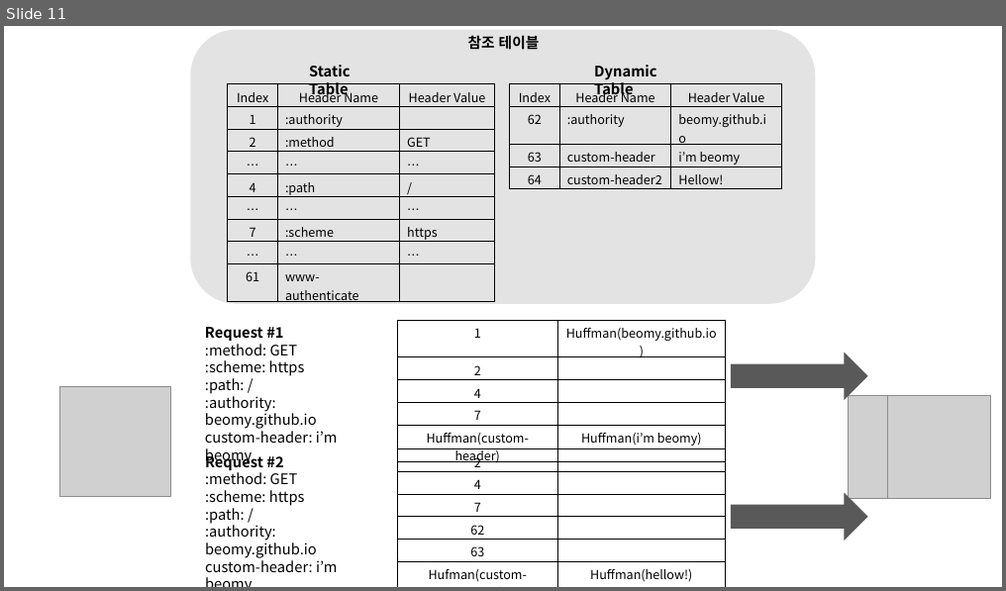
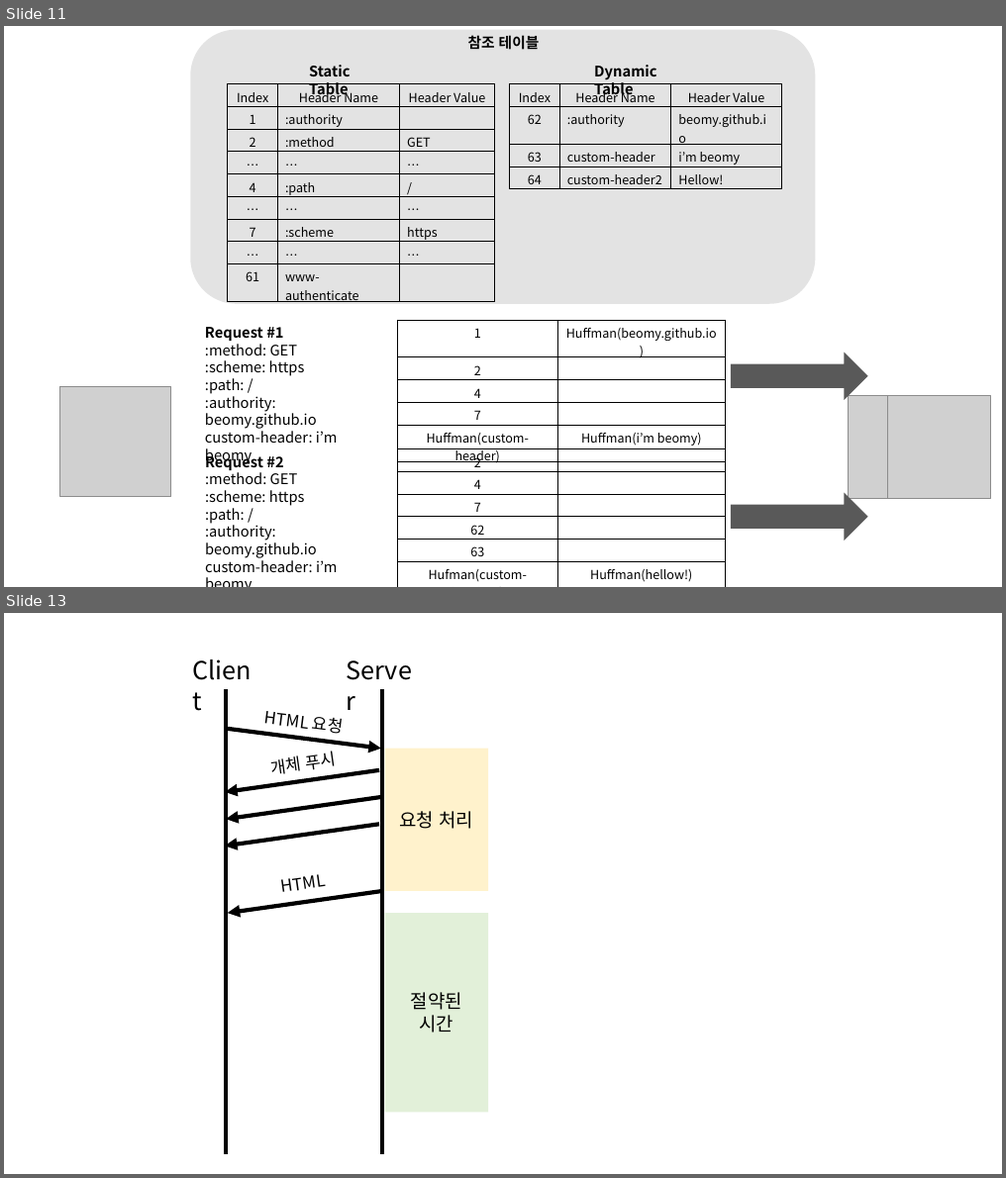
Before and after one commit to beomy/beomy.github.io, a slide deck: static/assets/img/posts/etc/http-version.pptx. Shown one above the other, each under a label of ours: slide 11 before the commit, slides 11 and 13 after it; the slides between them are not shown. The pictures are 1006x591 and 1006x1178 pixels, drawn with LibreOffice and Linux fonts; fonts in the diff are those of the drawing; grey boxes stand for pictures. Boxes give left, top, right and bottom in pixels: in the first picture for what was removed or moved away, otherwise in the second. Text is boxed around its words. In the diff, an @@ line names an element or a change of style, - is before the commit and + after.

```diff
--- a/static/assets/img/posts/etc/http-version.pptx
+++ b/static/assets/img/posts/etc/http-version.pptx
@@ slide 13 added at <box>4,613,1002,1174</box>, background #FFFFFF @@
@@ group added at <box>185,652,488,1155</box>: 5 texts, 5 arrows, 2 lines, 2 rectangles @@
+HTML 요청
+Client
+Server
+HTML
+개체 푸시
+요청 처리
+절약된
+시간
```
Also in this commit, not shown: 1 other slide added, 4 other files.
